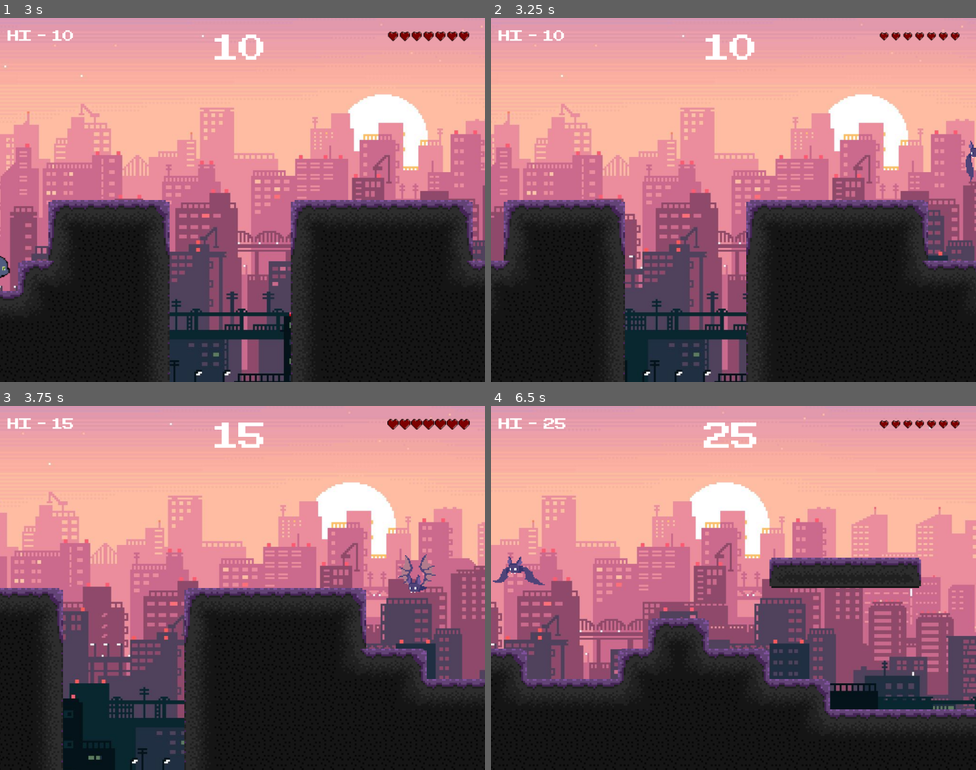
Above: before the commit, frames 1-4 (two rows, left to right).
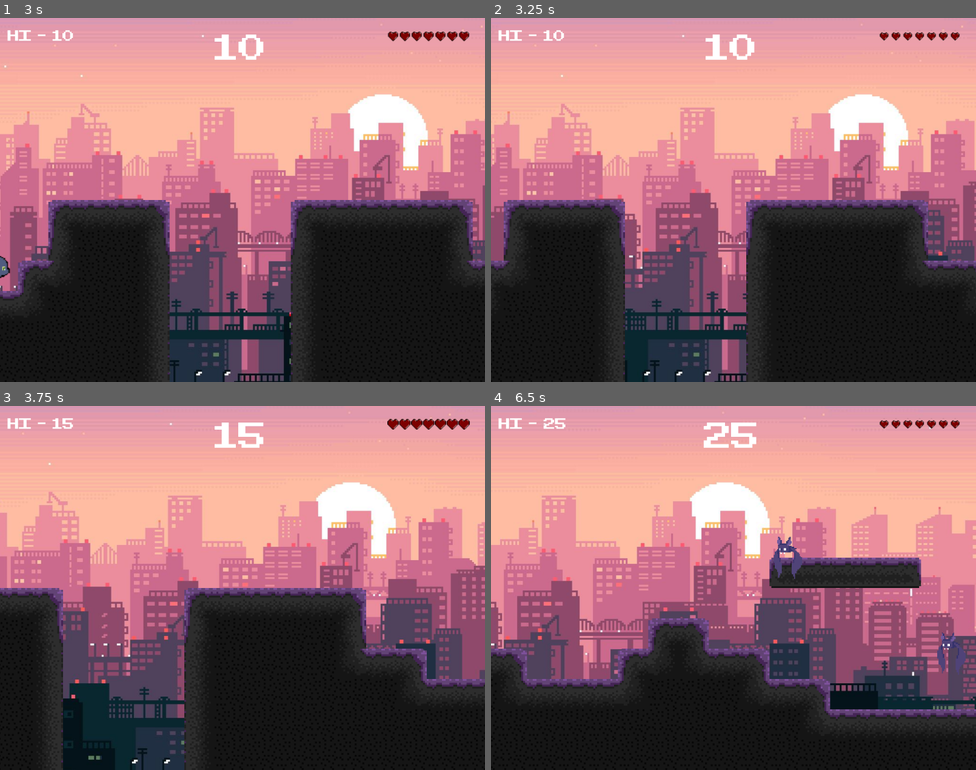
Above: after the commit, the same moments.

Repository: hadougamer/sevencats
Game: Godot game, scene res://scenes/Start.tscn
Two runs of this game, one before a commit and one after it. Both use one fixed random seed, a clock stepped at 60 frames per second and the inputs below.
Inputs:
- Up to frame 1 (3 s): click "Start" at 0.5 s; hold Right (ui_right) 1.28-2.78 s; hold Left (ui_left) from 2.78 s (still down)
- Up to frame 2 (3.25 s): keep holding Left (ui_left)
- Up to frame 3 (3.75 s): release Left (ui_left) at 3.53 s; hold Right (ui_right) from 3.53 s (still down)
- Up to frame 4 (6.5 s): release Right (ui_right) at 5.03 s; hold Left (ui_left) 5.03-5.78 s; hold Right (ui_right) from 5.78 s (still down)

Frame 1 is identical in both runs. In frame 2, 0.1% of the frame differs, in the area x 97-100%, y 33-45%; in frame 3, 0.4%; in frame 4, 0.8%, in the area x 0-98%, y 35-74%.
Error in both runs: Invalid get index 'position' (on base: 'previously freed instance'). (res://Scripts/Bat.gd:5)

Commit message:
Smashing Pumpkins

Diff:
--- a/Scripts/Main.gd
+++ b/Scripts/Main.gd
@@ -25,7 +25,6 @@
 	add_child(Globals.player)
 
 func load_bat():
-
 	var pre_bat = preload("res://scenes/Bat.tscn")
 	var bat = pre_bat.instance()
 
@@ -37,6 +36,19 @@
 	bat.position = flyPos.position
 
 	add_child(bat)
+
+func load_pumpkin():
+	var pre_pumpkin = preload("res://scenes/Pumpkin.tscn")
+	var pumpkin = pre_pumpkin.instance()
+
+	# Random Bat Position
+	var rnd = randi()%2
+	var fallPos = $FallPos.get_child(rnd)
+
+	fallPos.position.x = (Globals.camera.position.x + 100)
+	pumpkin.position = fallPos.position
+
+	add_child(pumpkin)
 
 func _process(delta):
 	if Globals.player != null:
@@ -58,6 +70,10 @@
 			# Randomize bat load
 			if randi()%100 > 75:
 				load_bat()
+
+			# Randomize pumpkin load
+			if randi()%100 > 50 and Globals.points > 150:
+				load_pumpkin()
 
 		Globals.camera.position.x += 5
 
--- /dev/null
+++ b/Scripts/Pumpkin.gd
@@ -0,0 +1,22 @@
+extends RigidBody2D
+
+onready var on_floor=false
+
+func _on_Pumpkin_body_entered(body):
+	if body.is_in_group("enemy"):
+		self.queue_free()
+		body.queue_free()
+	elif body.is_in_group("player"):
+		# Its fallen (can kill the player)
+		if ! self.on_floor:
+			# Clean screen enemies
+			for enemy in get_tree().get_nodes_in_group("enemy"):
+				enemy.queue_free()
+
+			body.is_dead = true
+	else:
+		self.on_floor=true
+
+func _on_notifier_screen_exited():
+	print("Destroy Pumpkin")
+	self.queue_free()
--- a/scenes/Bat.tscn
+++ b/scenes/Bat.tscn
@@ -58,6 +58,7 @@
 scale = Vector2( 0.6, 0.6 )
 frames = SubResource( 6 )
 animation = "flying"
+frame = 1
 playing = true
 
 [node name="Shape" type="CollisionShape2D" parent="BatPath/BatFollow/Body"]
--- a/scenes/Main.tscn
+++ b/scenes/Main.tscn
@@ -54,3 +54,11 @@
 "FlyPos",
 ]]
 position = Vector2( 1162, 184 )
+
+[node name="FallPos" type="Node2D" parent="."]
+
+[node name="FallPos01" type="Position2D" parent="FallPos"]
+position = Vector2( 765.635, -1.49831 )
+
+[node name="FallPos02" type="Position2D" parent="FallPos"]
+position = Vector2( 1122.73, -139.492 )
--- a/scenes/Player.tscn
+++ b/scenes/Player.tscn
@@ -9,45 +9,45 @@
 atlas = ExtResource( 1 )
 region = Rect2( 0, 0, 64, 64 )
 
-[sub_resource type="AtlasTexture" id=2]
+[sub_resource type="AtlasTexture" id=16]
 flags = 4
-atlas = ExtResource( 1 )
+atlas = ExtResource( 3 )
+region = Rect2( 0, 0, 64, 64 )
+
+[sub_resource type="AtlasTexture" id=17]
+flags = 4
+atlas = ExtResource( 3 )
 region = Rect2( 64, 0, 64, 64 )
 
-[sub_resource type="AtlasTexture" id=3]
+[sub_resource type="AtlasTexture" id=18]
+flags = 4
+atlas = ExtResource( 3 )
+region = Rect2( 0, 64, 64, 64 )
+
+[sub_resource type="AtlasTexture" id=19]
+flags = 4
+atlas = ExtResource( 3 )
+region = Rect2( 64, 64, 64, 64 )
+
+[sub_resource type="AtlasTexture" id=20]
+flags = 4
+atlas = ExtResource( 3 )
+region = Rect2( 0, 128, 64, 64 )
+
+[sub_resource type="AtlasTexture" id=21]
 flags = 4
 atlas = ExtResource( 1 )
 region = Rect2( 0, 64, 64, 64 )
 
-[sub_resource type="AtlasTexture" id=4]
+[sub_resource type="AtlasTexture" id=8]
 flags = 4
 atlas = ExtResource( 1 )
-region = Rect2( 64, 64, 64, 64 )
-
-[sub_resource type="AtlasTexture" id=5]
-flags = 4
-atlas = ExtResource( 3 )
 region = Rect2( 0, 0, 64, 64 )
-
-[sub_resource type="AtlasTexture" id=6]
-flags = 4
-atlas = ExtResource( 3 )
-region = Rect2( 64, 0, 64, 64 )
-
-[sub_resource type="AtlasTexture" id=7]
-flags = 4
-atlas = ExtResource( 3 )
-region = Rect2( 0, 64, 64, 64 )
-
-[sub_resource type="AtlasTexture" id=8]
-flags = 4
-atlas = ExtResource( 3 )
-region = Rect2( 64, 64, 64, 64 )
 
 [sub_resource type="AtlasTexture" id=9]
 flags = 4
-atlas = ExtResource( 3 )
-region = Rect2( 0, 128, 64, 64 )
+atlas = ExtResource( 1 )
+region = Rect2( 64, 0, 64, 64 )
 
 [sub_resource type="AtlasTexture" id=10]
 flags = 4
@@ -57,57 +57,32 @@
 [sub_resource type="AtlasTexture" id=11]
 flags = 4
 atlas = ExtResource( 1 )
-region = Rect2( 0, 0, 64, 64 )
-
-[sub_resource type="AtlasTexture" id=12]
-flags = 4
-atlas = ExtResource( 1 )
-region = Rect2( 0, 0, 64, 64 )
-
-[sub_resource type="AtlasTexture" id=13]
-flags = 4
-atlas = ExtResource( 1 )
-region = Rect2( 64, 0, 64, 64 )
-
-[sub_resource type="AtlasTexture" id=14]
-flags = 4
-atlas = ExtResource( 1 )
-region = Rect2( 0, 64, 64, 64 )
-
-[sub_resource type="AtlasTexture" id=15]
-flags = 4
-atlas = ExtResource( 1 )
 region = Rect2( 64, 64, 64, 64 )
 
-[sub_resource type="SpriteFrames" id=16]
+[sub_resource type="SpriteFrames" id=14]
 animations = [ {
-"frames": [ SubResource( 1 ), SubResource( 2 ), SubResource( 3 ), SubResource( 4 ) ],
+"frames": [ SubResource( 1 ) ],
 "loop": true,
-"name": "walking",
-"speed": 15.0
+"name": "jump",
+"speed": 5.0
 }, {
-"frames": [ SubResource( 5 ), SubResource( 6 ), SubResource( 7 ), SubResource( 8 ), SubResource( 9 ) ],
+"frames": [ SubResource( 16 ), SubResource( 17 ), SubResource( 18 ), SubResource( 19 ), SubResource( 20 ) ],
 "loop": true,
 "name": "die",
 "speed": 20.0
 }, {
-"frames": [ SubResource( 10 ) ],
+"frames": [ SubResource( 21 ) ],
 "loop": false,
 "name": "stopped",
 "speed": 5.0
 }, {
-"frames": [ SubResource( 11 ) ],
+"frames": [ SubResource( 8 ), SubResource( 9 ), SubResource( 10 ), SubResource( 11 ) ],
 "loop": true,
-"name": "jump",
-"speed": 5.0
-}, {
-"frames": [ SubResource( 12 ), SubResource( 13 ), SubResource( 14 ), SubResource( 15 ) ],
-"loop": true,
-"name": "test",
-"speed": 20.0
+"name": "walking",
+"speed": 15.0
 } ]
 
-[sub_resource type="RectangleShape2D" id=17]
+[sub_resource type="RectangleShape2D" id=15]
 extents = Vector2( 67.3898, 61.6182 )
 
 [node name="Player" type="KinematicBody2D" groups=[
@@ -120,14 +95,14 @@
 
 [node name="Sprite" type="AnimatedSprite" parent="."]
 scale = Vector2( 2, 2 )
-frames = SubResource( 16 )
+frames = SubResource( 14 )
 animation = "stopped"
 playing = true
 
 [node name="Shape" type="CollisionShape2D" parent="."]
 position = Vector2( 8.9899, 7.24406 )
 scale = Vector2( -0.75, 0.75 )
-shape = SubResource( 17 )
+shape = SubResource( 15 )
 
 [node name="visible" type="VisibilityNotifier2D" parent="."]
 position = Vector2( 8.24083, 7.79536 )
--- /dev/null
+++ b/scenes/Pumpkin.tscn
@@ -0,0 +1,71 @@
+[gd_scene load_steps=11 format=2]
+
+[ext_resource path="res://sprite/pumpkin.png" type="Texture" id=1]
+[ext_resource path="res://Scripts/Pumpkin.gd" type="Script" id=2]
+
+[sub_resource type="AtlasTexture" id=1]
+flags = 4
+atlas = ExtResource( 1 )
+region = Rect2( 0, 0, 140, 140 )
+
+[sub_resource type="AtlasTexture" id=2]
+flags = 4
+atlas = ExtResource( 1 )
+region = Rect2( 140, 0, 140, 140 )
+
+[sub_resource type="AtlasTexture" id=3]
+flags = 4
+atlas = ExtResource( 1 )
+region = Rect2( 0, 140, 140, 140 )
+
+[sub_resource type="AtlasTexture" id=4]
+flags = 4
+atlas = ExtResource( 1 )
+region = Rect2( 140, 140, 140, 140 )
+
+[sub_resource type="AtlasTexture" id=5]
+flags = 4
+atlas = ExtResource( 1 )
+region = Rect2( 0, 280, 140, 140 )
+
+[sub_resource type="AtlasTexture" id=6]
+flags = 4
+atlas = ExtResource( 1 )
+region = Rect2( 140, 280, 140, 140 )
+
+[sub_resource type="SpriteFrames" id=7]
+animations = [ {
+"frames": [ SubResource( 1 ), SubResource( 2 ), SubResource( 3 ), SubResource( 4 ), SubResource( 5 ), SubResource( 6 ) ],
+"loop": true,
+"name": "default",
+"speed": 20.0
+} ]
+
+[sub_resource type="CapsuleShape2D" id=8]
+radius = 40.811
+height = 0.0
+
+[node name="Pumpkin" type="RigidBody2D" groups=[
+"enemy",
+]]
+mass = 10.0
+contacts_reported = 1
+contact_monitor = true
+linear_velocity = Vector2( 0, 800 )
+script = ExtResource( 2 )
+
+[node name="Sprite" type="AnimatedSprite" parent="."]
+scale = Vector2( 0.75, 0.75 )
+frames = SubResource( 7 )
+frame = 3
+playing = true
+
+[node name="Shape" type="CollisionShape2D" parent="."]
+position = Vector2( 0.297302, 3.86492 )
+shape = SubResource( 8 )
+
+[node name="notifier" type="VisibilityNotifier2D" parent="."]
+position = Vector2( 0.707901, 6.60712 )
+scale = Vector2( 3.9968, 3.9732 )
+[connection signal="body_entered" from="." to="." method="_on_Pumpkin_body_entered"]
+[connection signal="screen_exited" from="notifier" to="." method="_on_notifier_screen_exited"]
Not shown: 1 places in scenes/Player.tscn that only renumber resources
Binary file added: sprite/pumpkin.png
Not shown, added: sprite/pumpkin.png.import
Not shown, added: _references/pumpkin-20210419-183002.piskel
